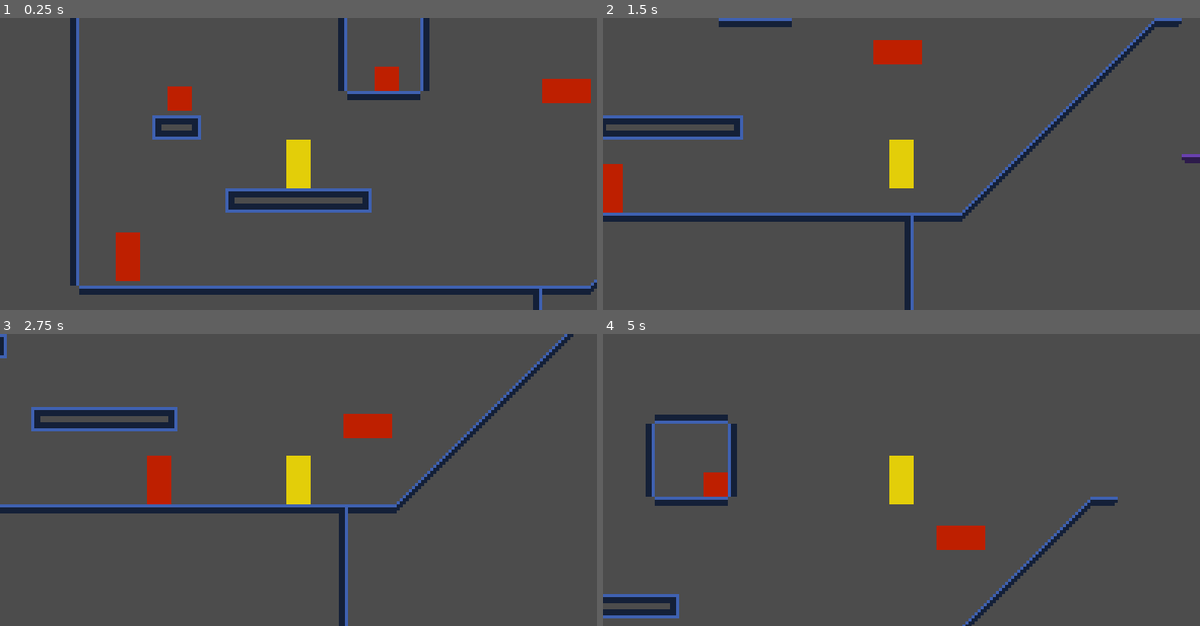
Above: before the commit, frames 1-4 (two rows, left to right).
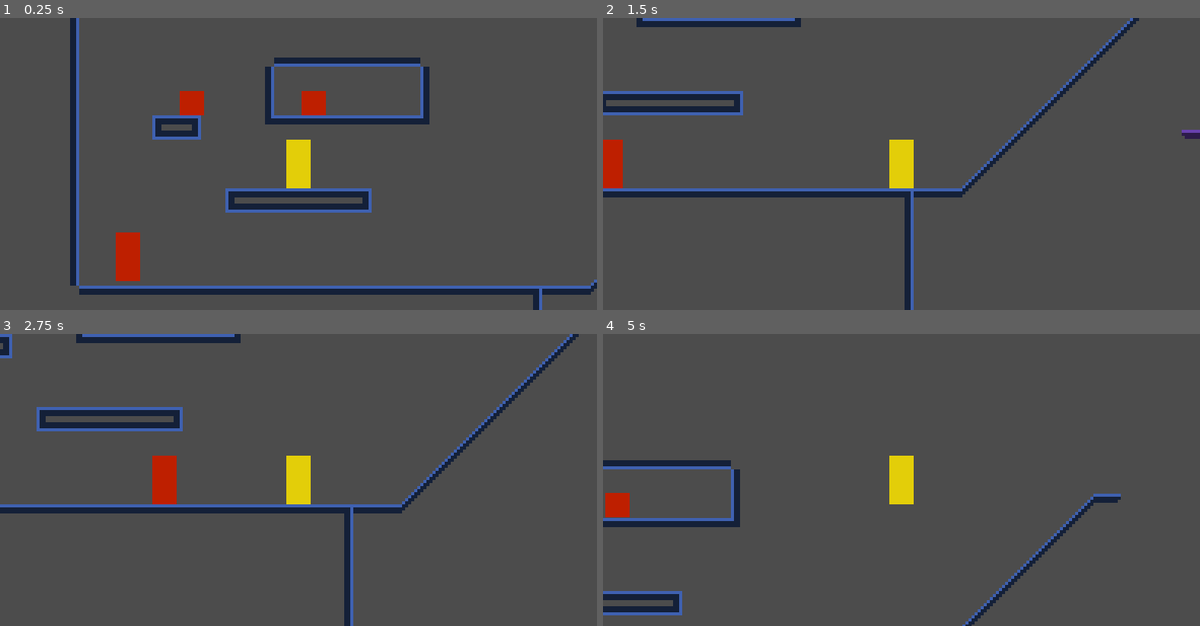
Above: after the commit, the same moments.

Repository: ChaosWitchNikol/this-unnamed-sci-fi-metroidvania
Game: Godot game, scene res://Main.tscn
Same seed, same stepped clock (60 frames per second), same inputs: the game is played once before the commit and once after it.
Inputs:
- Up to frame 1 (0.25 s): no input
- Up to frame 2 (1.5 s): hold Right (ui_right) from 0.53 s (still down); tap Space (ui_select) at 0.77 s
- Up to frame 3 (2.75 s): tap Space (ui_select) at 1.52 s; release Right (ui_right) at 2.03 s; hold Left (ui_left) from 2.03 s (still down)
- Up to frame 4 (5 s): release Left (ui_left) at 2.78 s; hold Right (ui_right) 2.78-4.28 s; tap Space (ui_select) at 3.02, 3.77, 4.52 s; hold Left (ui_left) from 4.28 s (still down)

The runs differ from the first frame. In frame 1, 4.7% of the frame differs, in the area x 28-99%, y 0-37%; in frame 2, 11%, in the area x 0-100%, y 0-70%; in frame 3, 4.5%; in frame 4, 5.3%.

Commit message:
working inner circle crawler

Diff:
--- a/src/Main.tscn
+++ b/src/Main.tscn
@@ -53,7 +53,7 @@
 cell_size = Vector2( 8, 8 )
 cell_quadrant_size = 2
 format = 1
-tile_data = PoolIntArray( -327608, 5, 0, -327607, 5, 0, -327 …(1345 unchanged characters)… 6, 7, 0, 917582, 3, 0, 983052, 7, 0, 983064, 5, 0, 983065, 5, 0, 983066, 5, 0, 983118, 3, 0, 1048588, 7, 0, 1048599, 7, 0, 1048603, 3, 0, 1048654, 3, 0, 1114124, 7, 0, 1114135, 7, 0, 1114139, 3, 0, 1114190, 3, 0, 1179660, 7, 0, 1179671, 7, 0, 1179675, 3, 0, 1179726, 3, 0, 1245196, 7, 0, 1245208, 25, 0, 1245209, 25, 0, 1245210, 25, 0, 1245225, 29, 0, 1245226, 14, 0, 1245232, 13, 0, 1245233, 25, 0, 1245234, 25, 0, 1245235, 26, 0, 1245262, 3, 0, 1310732, 7, 0, 1310736, 23, 0, 1310737, 21, 0, 1310760, 29, 0, 1310772, 26, 0, 131 …(1848 unchanged characters)…
+tile_data = PoolIntArray( -327608, 5, 0, -327607, 5, 0, -327 …(1345 unchanged characters)… 6, 7, 0, 917582, 3, 0, 983052, 7, 0, 983118, 3, 0, 1048588, 7, 0, 1048654, 3, 0, 1114124, 7, 0, 1114133, 5, 0, 1114134, 5, 0, 1114135, 5, 0, 1114136, 5, 0, 1114137, 5, 0, 1114138, 5, 0, 1114190, 3, 0, 1179660, 7, 0, 1179668, 7, 0, 1179675, 3, 0, 1179726, 3, 0, 1245196, 7, 0, 1245204, 7, 0, 1245211, 3, 0, 1245225, 29, 0, 1245226, 14, 0, 1245232, 13, 0, 1245233, 25, 0, 1245234, 25, 0, 1245235, 26, 0, 1245262, 3, 0, 1310732, 7, 0, 1310736, 23, 0, 1310737, 21, 0, 1310740, 17, 0, 1310741, 25, 0, 1310742, 25, 0, 1310743, 25, 0, 1310744, 25, 0, 1310745, 25, 0, 1310746, 25, 0, 1310747, 18, 0, 1310760, 29, 0, 1310772, 26, 0, 131 …(1848 unchanged characters)…
 
 [node name="enemies" type="Node" parent="."]
 
@@ -61,10 +61,10 @@
 position = Vector2( 120, 200 )
 
 [node name="EnemyFlying" parent="enemies" instance=ExtResource( 6 )]
-position = Vector2( 264, 152 )
+position = Vector2( 304, 48 )
 
 [node name="EnemyCrawling2" parent="enemies" instance=ExtResource( 7 )]
-position = Vector2( 200, 144 )
+position = Vector2( 176, 152 )
 
 [node name="EnemyCrawling3" parent="enemies" instance=ExtResource( 7 )]
-position = Vector2( 136, 148 )
+position = Vector2( 136, 152 )
--- a/src/scenes/EnemyCrawling.new2.tscn
+++ b/src/scenes/EnemyCrawling.new2.tscn
@@ -27,23 +27,19 @@
 collision_layer = 2
 
 [node name="GroundBack" type="RayCast2D" parent="." index="6"]
-visible = false
 position = Vector2( -4, 0 )
 enabled = true
 cast_to = Vector2( 0, 8 )
 
 [node name="GroundMid" type="RayCast2D" parent="." index="7"]
-visible = false
 enabled = true
 cast_to = Vector2( 0, 8 )
 
 [node name="GroundFront" type="RayCast2D" parent="." index="8"]
-visible = false
 position = Vector2( 4, 0 )
 enabled = true
 cast_to = Vector2( 0, 8 )
 
-[node name="Back" type="RayCast2D" parent="." index="9"]
-visible = false
+[node name="FeelFront" type="RayCast2D" parent="." index="9"]
 enabled = true
-cast_to = Vector2( -8, 0 )
+cast_to = Vector2( 4.1, 0 )
--- a/src/scripts/EnemyCrawling.new2.gd
+++ b/src/scripts/EnemyCrawling.new2.gd
@@ -1,8 +1,13 @@
 extends Enemy
 class_name EnemyCrawlingNew2
 
+onready var FeelFront : RayCast2D = get_node("FeelFront")
+
+
 const ROT_INNER : int = -1
 const ROT_OUTER : int = 1
+
+
 
 var forward_vector : Vector2
 
@@ -15,26 +20,27 @@
 #	processors
 ## @Override
 func process_movement(delta : float) -> void:
-	var collides : Array = [is_on_floor(), is_on_wall(), is_on_ceiling()]
+	var collides : Array = [is_on_floor(), is_on_wall()]
 	var collides_count : int = collides.count(true)
 	$Body2.disabled = $GroundMid.is_colliding()
 
 	var grounds : Array = [$GroundBack.is_colliding(), $GroundMid.is_colliding(), $GroundFront.is_colliding()]
 	var grounds_count : int = grounds.count(true)
 
-	if collides_count == 1:
+	if grounds_count == 0 and $FeelFront.is_colliding():
+		self.flip_facing()
+
+	if is_on_floor():
 		if grounds_count == 0:
 			process_rotation(ROT_OUTER)
 			return
-	elif collides_count > 1:
-		if not $Back.is_colliding():
-			process_rotation(ROT_INNER)
 
-			return
-#	print($Back.is_colliding())
-	if $Back.is_colliding() or grounds_count >= 1:
+	if $FeelFront.is_colliding():
+		process_rotation(ROT_INNER)
+		return
+
+	if grounds_count >= 1:
 		process_forward()
-		print("move forward ")
 
 
 func process_rotation(rotation_type : int ) -> void:
@@ -47,9 +53,9 @@
 	elif test_rotation_degrees > 360:
 		test_rotation_degrees = round(test_rotation_degrees - 360.0)
 
-#	if test_move(Transform2D(test_rotation_degrees, position), position):
-	rotation_degrees = test_rotation_degrees
-	calc_next_gravity_and_forward_vector(rotation_type)
+	if test_move(Transform2D(test_rotation_degrees, position), position):
+		rotation_degrees = test_rotation_degrees
+		calc_next_gravity_and_forward_vector(rotation_type)
 
 func process_forward() -> void:
 	if abs(forward_vector.x) > 0:
@@ -59,11 +65,19 @@
 
 func calc_next_gravity_and_forward_vector(rotation_type : int) -> void:
 	forward_vector = gravity_vector * rotation_type
-	gravity_vector = gravity_vector.rotated(PI / 2 * facing * rotation_type).round()
+	self.gravity_vector = gravity_vector.rotated(PI / 2 * facing * rotation_type).round()
 
 
 func calc_forward_vector() -> void:
 	forward_vector = gravity_vector.rotated(-PI / 2 * facing).round()
+
+
+#	life
+##	@Override
+func flip_facing() -> void:
+	.flip_facing()
+	FeelFront.position.x = abs(FeelFront.position.x) * facing
+	FeelFront.cast_to.x = abs(FeelFront.cast_to.x) * facing
 
 ################################
 #	Setters
